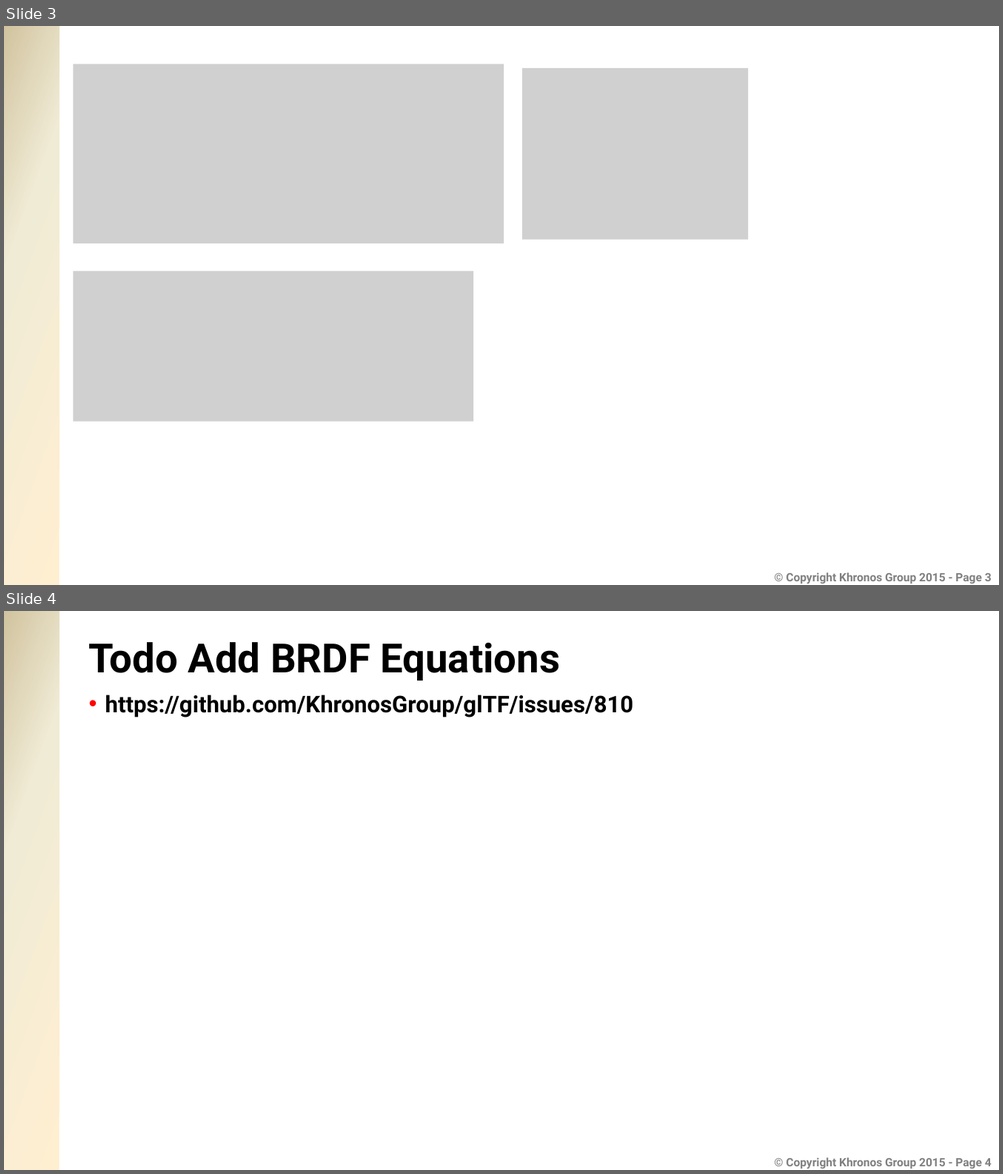
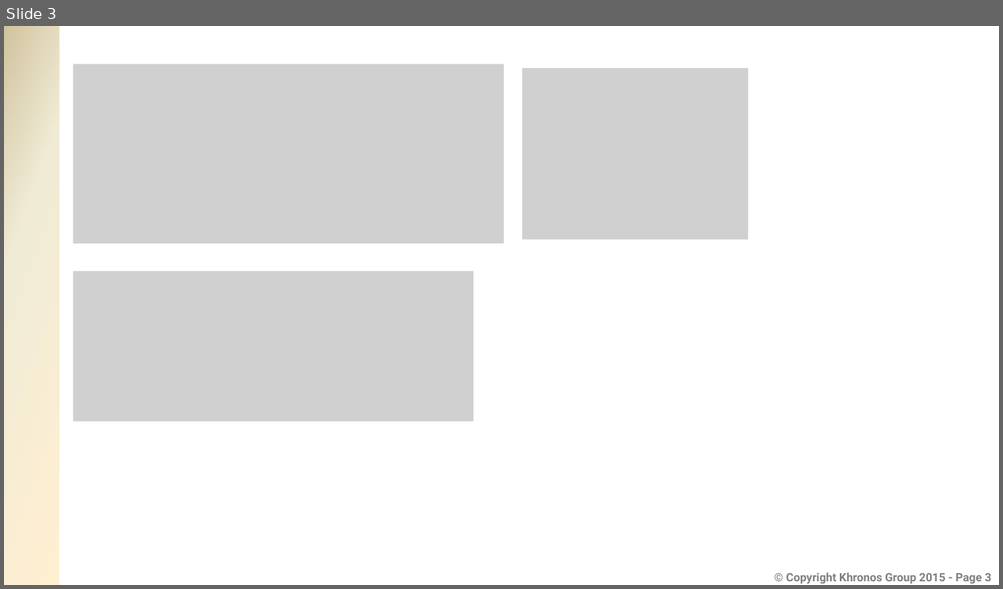
Before and after one commit to KhronosGroup/glTF, a slide deck: specification/2.0/figures/pptx/figures.pptx. Shown one above the other, each under a label of ours: slides 3 and 4 before the commit, slide 3 after it. The pictures are 1003x1174 and 1003x589 pixels, drawn with LibreOffice and Linux fonts; fonts in the diff are those of the drawing; grey boxes stand for pictures; background and template pictures are left out. Boxes give left, top, right and bottom in pixels: in the first picture for what was removed or moved away, otherwise in the second. Text is boxed around its words. In the diff, an @@ line names an element or a change of style, - is before the commit and + after.

```diff
--- a/specification/2.0/figures/pptx/figures.pptx
+++ b/specification/2.0/figures/pptx/figures.pptx
@@ slide 4 removed at box(4, 611, 999, 1170), background #FFFFFF; not listed: 2 template elements that a slide beside it also shows @@
@@ title removed at box(89, 642, 560, 681) @@
-Todo Add BRDF Equations
@@ text removed at box(105, 695, 634, 718) @@
-• https://github.com/KhronosGroup/glTF/issues/810
```
Also in this commit, not shown: 6 other files.
